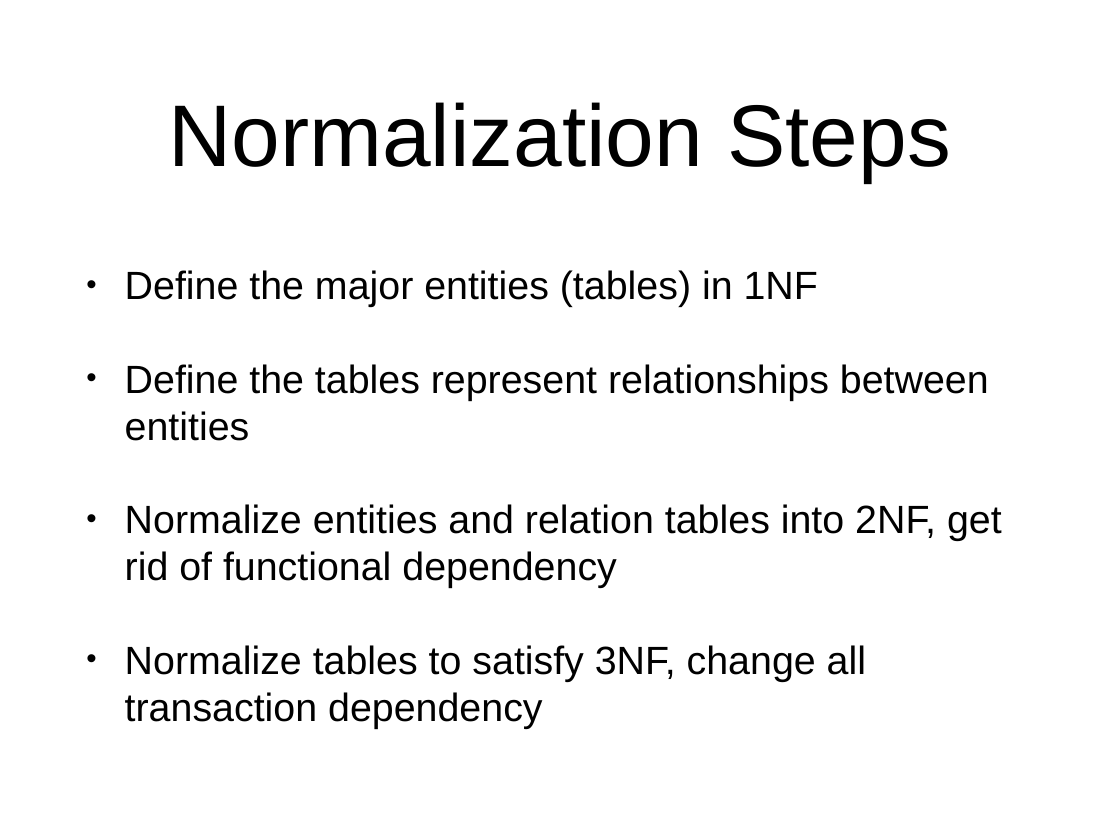
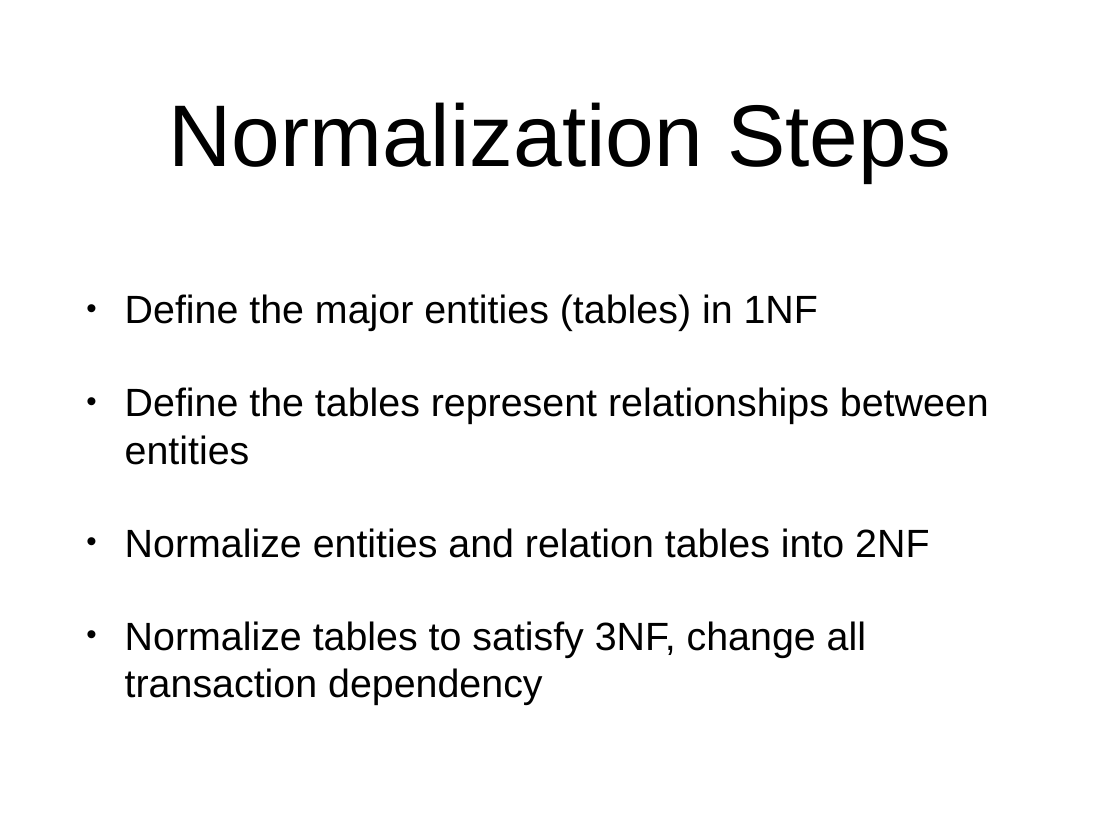
Before and after one commit to zhengtianqi94/HospitalDatabase, a slide deck: slide 2 of Presentation.pptx. Drawn at 1120x840 pixels with LibreOffice and Linux fonts; fonts in the diff are those of the drawing. Boxes give left, top, right and bottom in pixels: in the first picture for what was removed or moved away, otherwise in the second. Text is boxed around its words. In the diff, an @@ line names an element or a change of style, - is before the commit and + after.

Commit message:
1
1

```diff
--- a/Presentation.pptx
+++ b/Presentation.pptx
@@ text at [125, 528, 929, 558]: text changed @@
-• Normalize entities and relation tables into 2NF, get rid of functional dependency
+• Normalize entities and relation tables into 2NF
```
